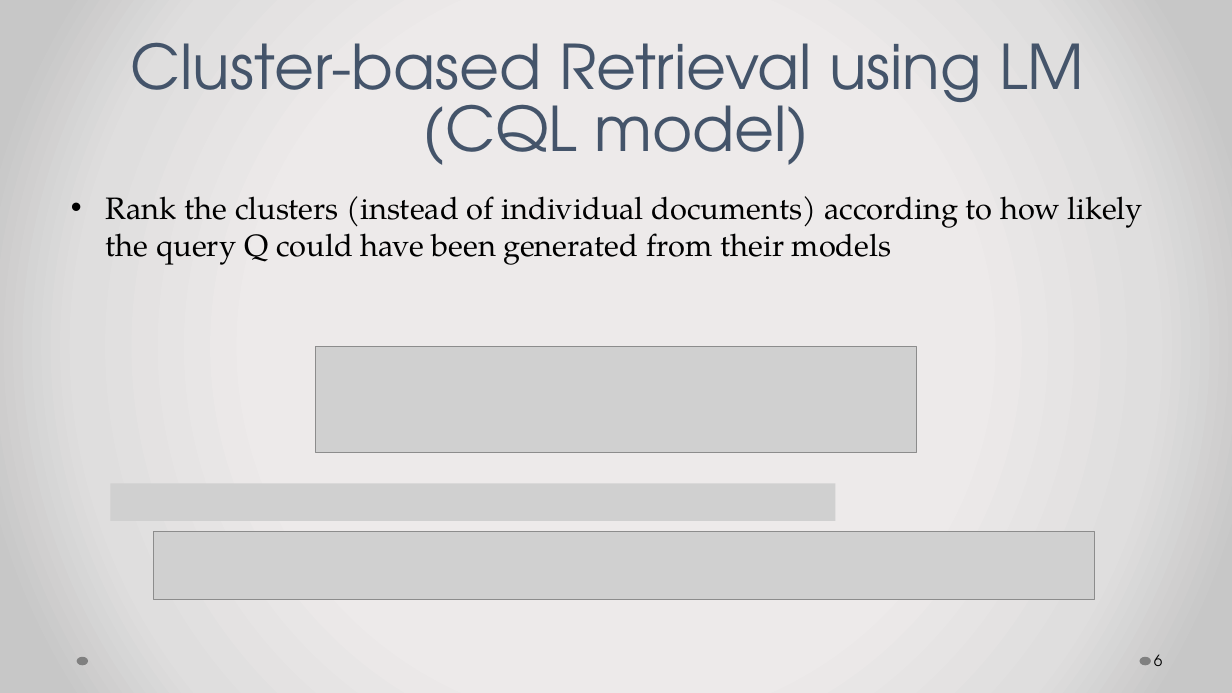
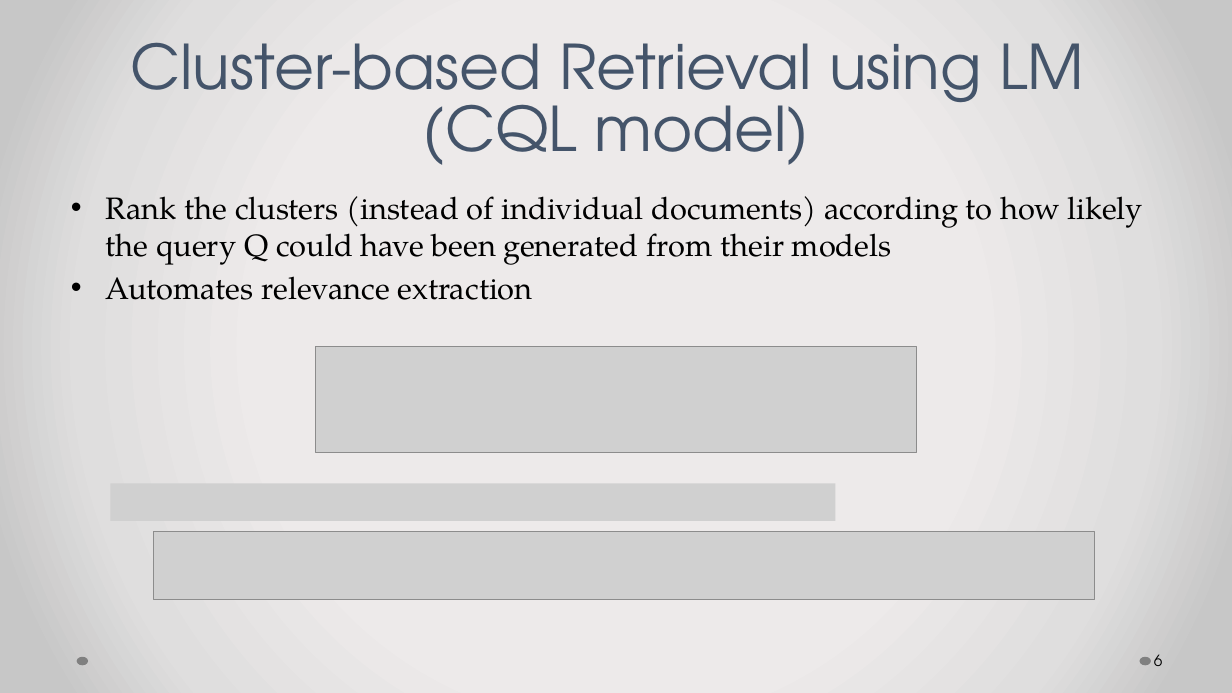
Before and after one commit to pothom/cs834-f17, a slide deck: slide 6 of Presentations/CS834-Presentation_4.pptx. Drawn at 1232x693 pixels with LibreOffice and Linux fonts; fonts in the diff are those of the drawing; grey boxes stand for pictures. Boxes give left, top, right and bottom in pixels: in the first picture for what was removed or moved away, otherwise in the second. Text is boxed around its words. In the diff, an @@ line names an element or a change of style, - is before the commit and + after.

```diff
--- a/Presentations/CS834-Presentation_4.pptx
+++ b/Presentations/CS834-Presentation_4.pptx
@@ text at [105,276,533,300]: paragraph added @@
+• Automates relevance extraction
```
Also in this commit, not shown: 6 other slides changed, 1 slide added, 1 other file.
